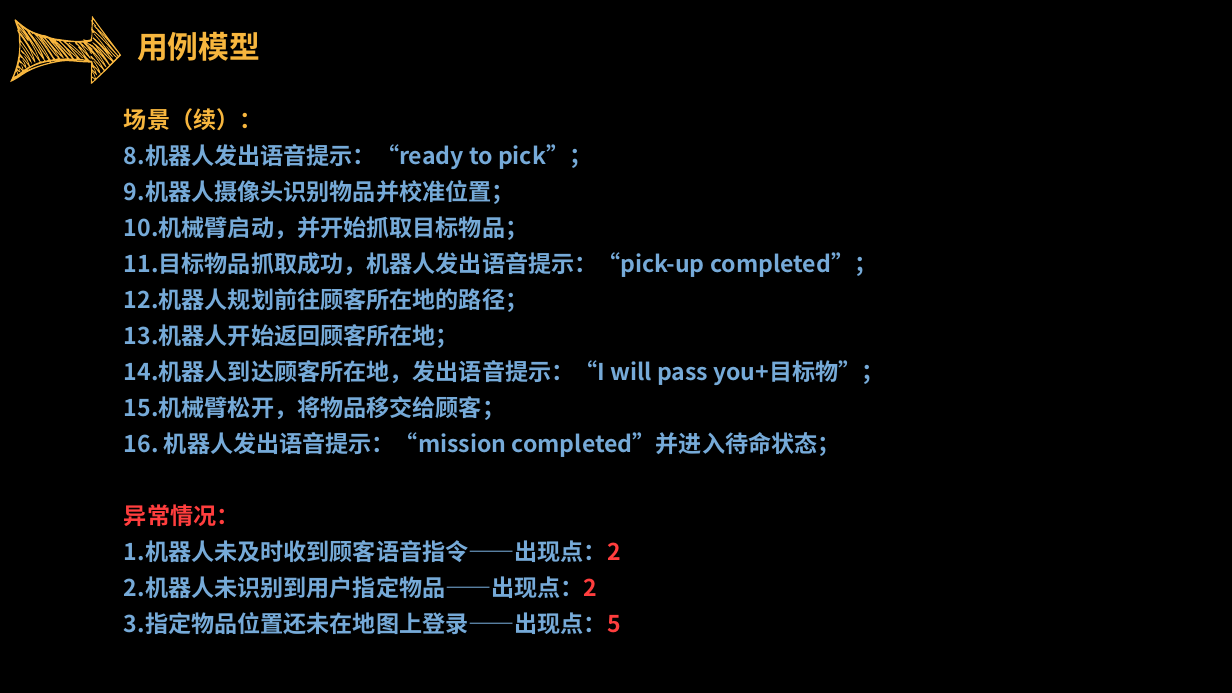
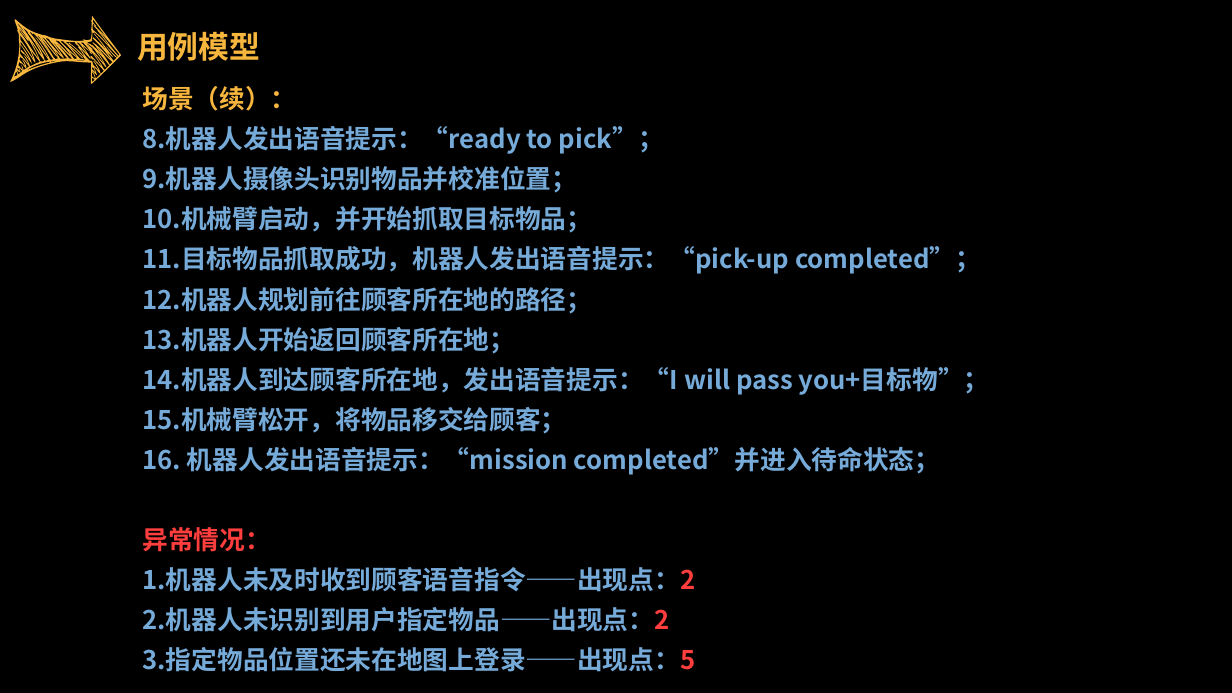
Before and after one commit to sebuaa2019/Team103, a slide deck: slide 16 of SE0423答辩TEAM103.pptx. Drawn at 1232x693 pixels with LibreOffice and Linux fonts; fonts in the diff are those of the drawing. Boxes give left, top, right and bottom in pixels: in the first picture for what was removed or moved away, otherwise in the second. Text is boxed around its words. In the diff, an @@ line names an element or a change of style, - is before the commit and + after.

```diff
--- a/SE0423答辩TEAM103.pptx
+++ b/SE0423答辩TEAM103.pptx
@@ text "场景（续）：": place and size @@
-text "场景（续）：" at box(124, 108, 884, 634)
+text "场景（续）：" at box(142, 86, 990, 672)
@@ text "场景（续）：" at box(142, 86, 990, 672): size 18 to 20 pt @@
```
Also in this commit, not shown: 20 other slides changed, 6 slides added, 1 slide removed.
